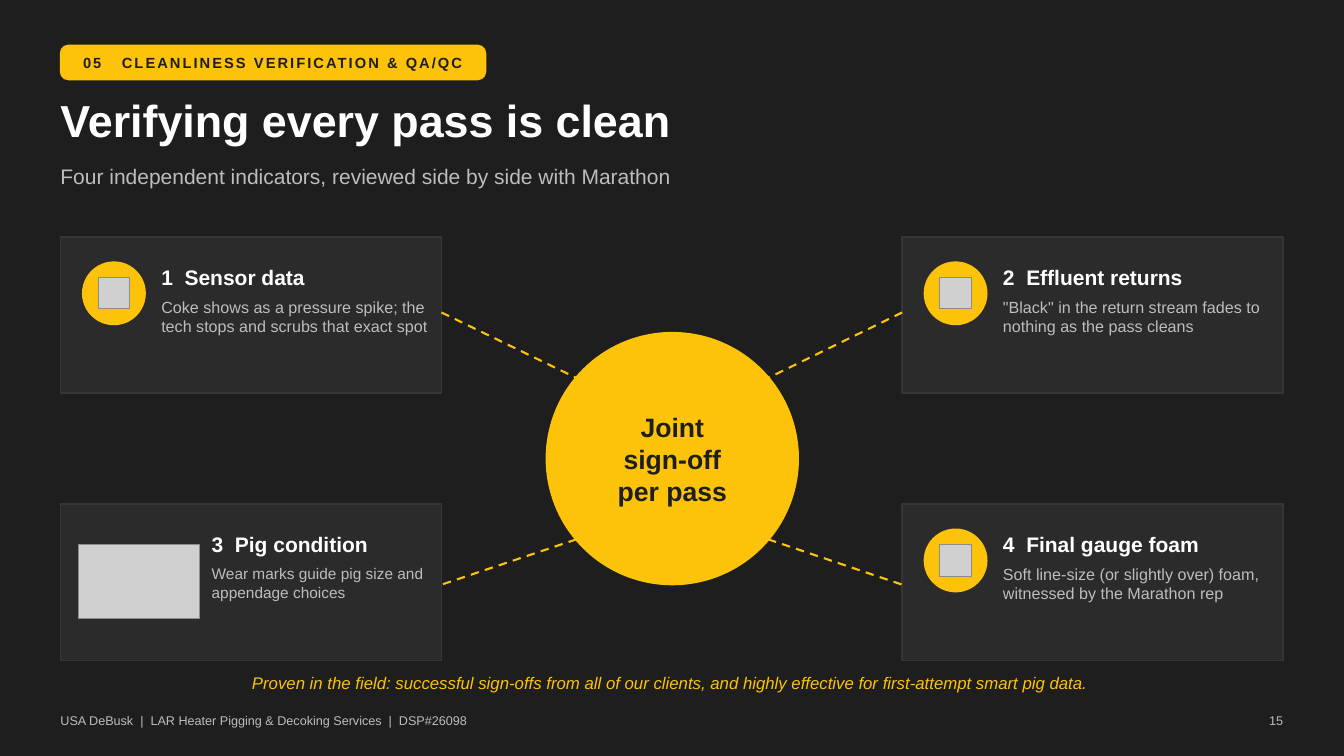
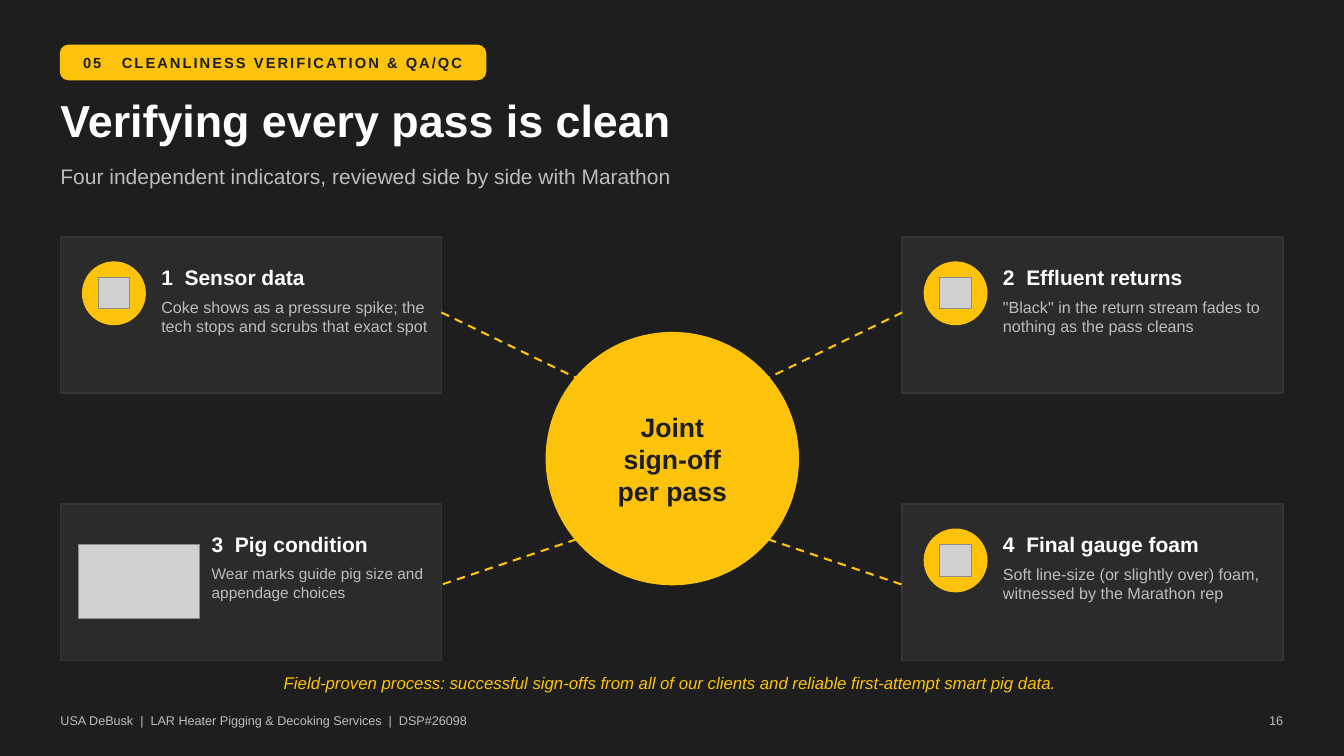
Before and after one commit to TheSkinz/obsidian-work, a slide deck: slide 16 of 02-facilities/Marathon/Carson-CA/DSP26098-technical-presentation/LAR_Technical_Proposal_Presentation.pptx (slide 15 before the commit). Drawn at 1344x756 pixels with LibreOffice and Linux fonts; fonts in the diff are those of the drawing; grey boxes stand for pictures. Boxes give left, top, right and bottom in pixels: in the first picture for what was removed or moved away, otherwise in the second. Text is boxed around its words. In the diff, an @@ line names an element or a change of style, - is before the commit and + after.

```diff
--- a/02-facilities/Marathon/Carson-CA/DSP26098-technical-presentation/LAR_Technical_Proposal_Presentation.pptx
+++ b/02-facilities/Marathon/Carson-CA/DSP26098-technical-presentation/LAR_Technical_Proposal_Presentation.pptx
@@ text at (284,677,1055,693): text changed @@
-Proven in the field: successful sign-offs from all of our clients, and highly effective for first-attempt smart pig data.
+Field-proven process: successful sign-offs from all of our clients and reliable first-attempt smart pig data.
```
Also in this commit, not shown: 11 other slides changed, 1 slide added, 5 other files.
